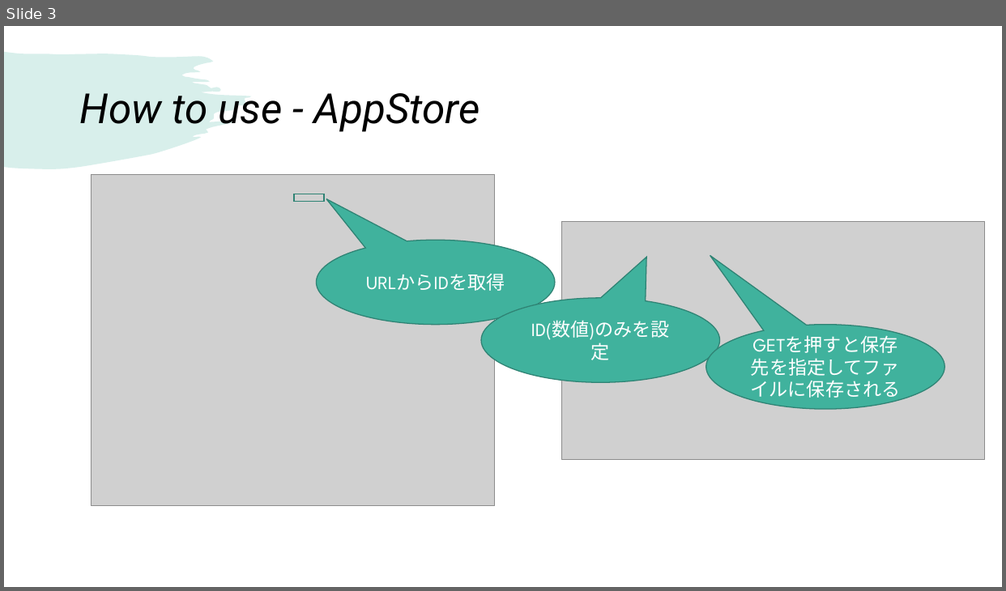
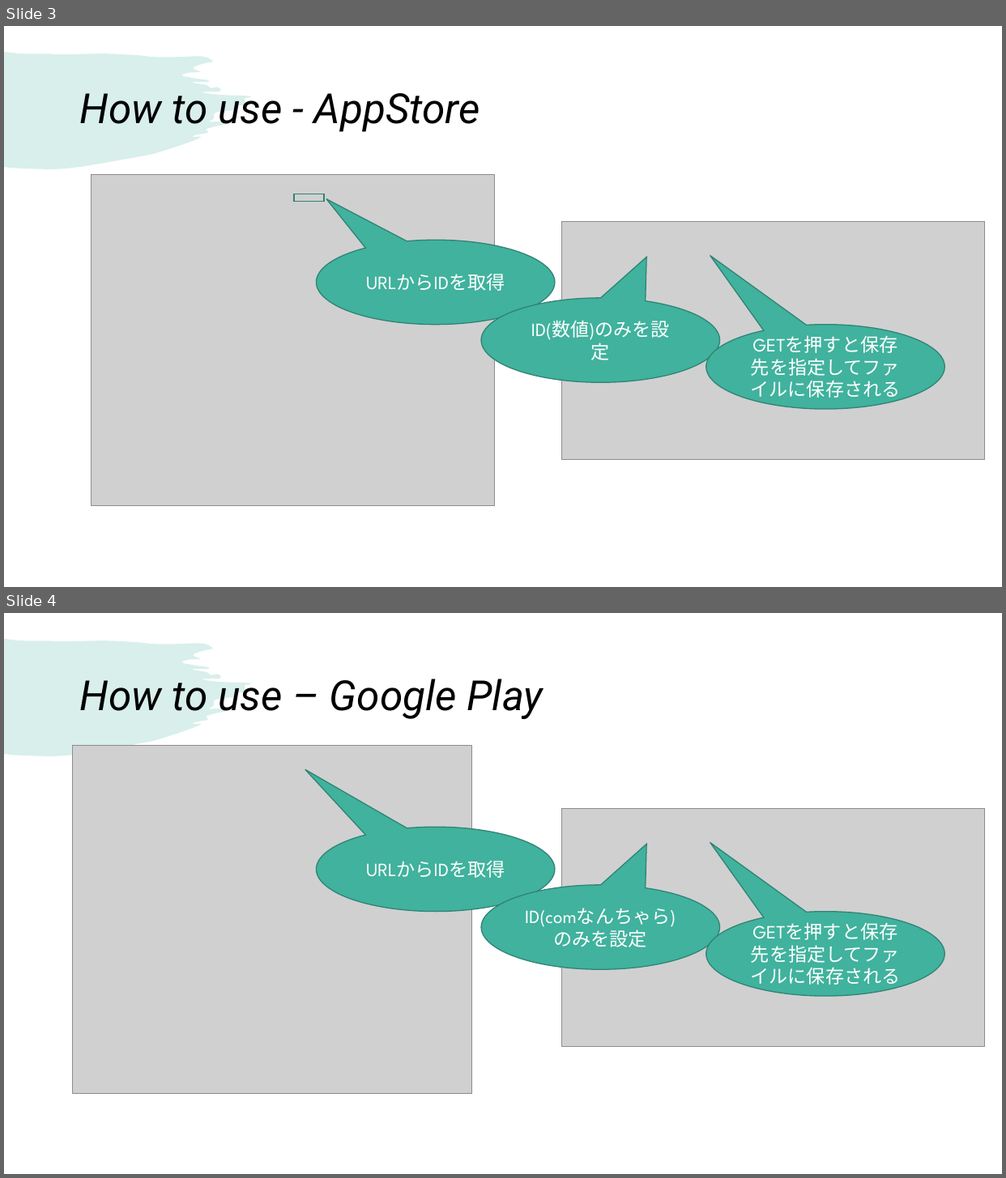
Before and after one commit to Juvenile0630/AppReviewController, a slide deck: AppReviewCollector.pptx. Shown one above the other, each under a label of ours: slide 3 before the commit, slides 3 and 4 after it. The pictures are 1006x591 and 1006x1178 pixels, drawn with LibreOffice and Linux fonts; fonts in the diff are those of the drawing; grey boxes stand for pictures. Boxes give left, top, right and bottom in pixels: in the first picture for what was removed or moved away, otherwise in the second. Text is boxed around its words. In the diff, an @@ line names an element or a change of style, - is before the commit and + after.

Commit message:
fixed: google play

```diff
--- a/AppReviewCollector.pptx
+++ b/AppReviewCollector.pptx
@@ slide 4 added at bbox=[4, 613, 1002, 1174], background #FFFFFF; not listed: 1 template element that a slide beside it also shows @@
@@ title added at bbox=[80, 679, 543, 719], 40 pt, text #000000, italic @@
+How to use – Google Play
@@ picture added at bbox=[73, 746, 473, 1094] @@
@@ speech bubble added at bbox=[316, 827, 555, 912], fill #40B29D, outline #2F8474 1 pt, 18 pt, text #FFFFFF @@
+URLからIDを取得
@@ picture added at bbox=[562, 808, 985, 1046] @@
@@ speech bubble added at bbox=[482, 884, 720, 969], fill #40B29D, outline #2F8474 1 pt, 18 pt, text #FFFFFF @@
+ID(comなんちゃら)のみを設定
@@ speech bubble added at bbox=[706, 912, 945, 996], fill #40B29D, outline #2F8474 1 pt, 18 pt, text #FFFFFF @@
+GETを押すと保存先を指定してファイルに保存される
```
Also in this commit, not shown: 1 slide changed, 3 other files.
